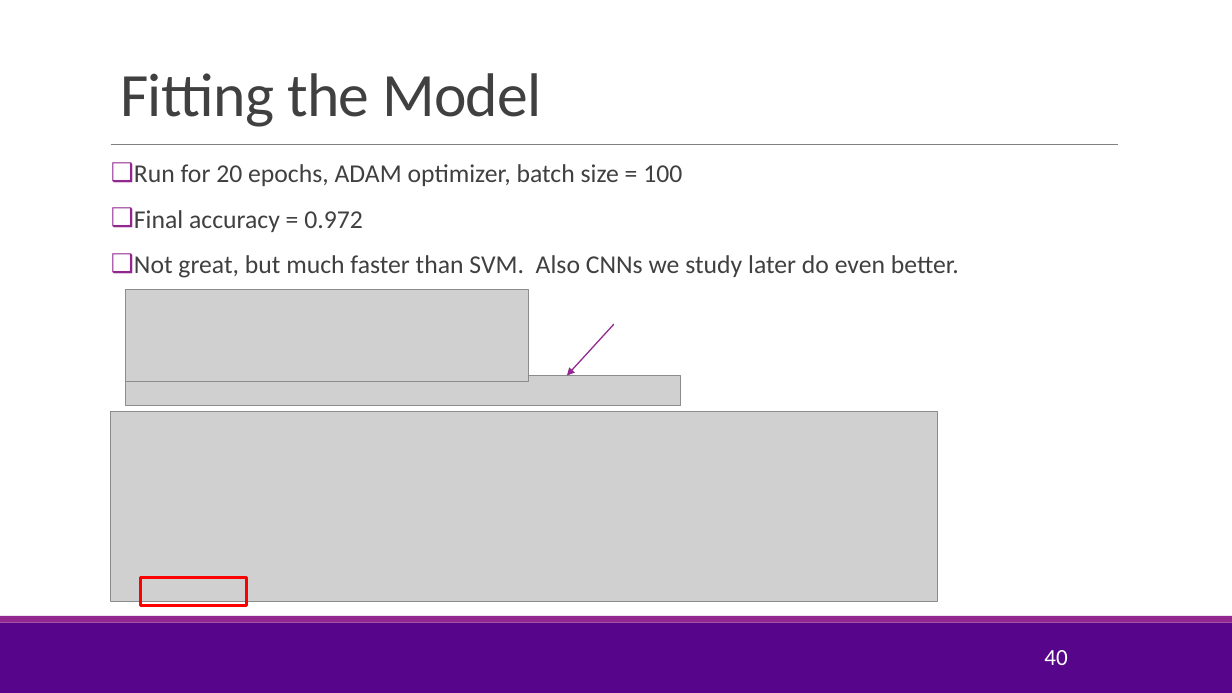
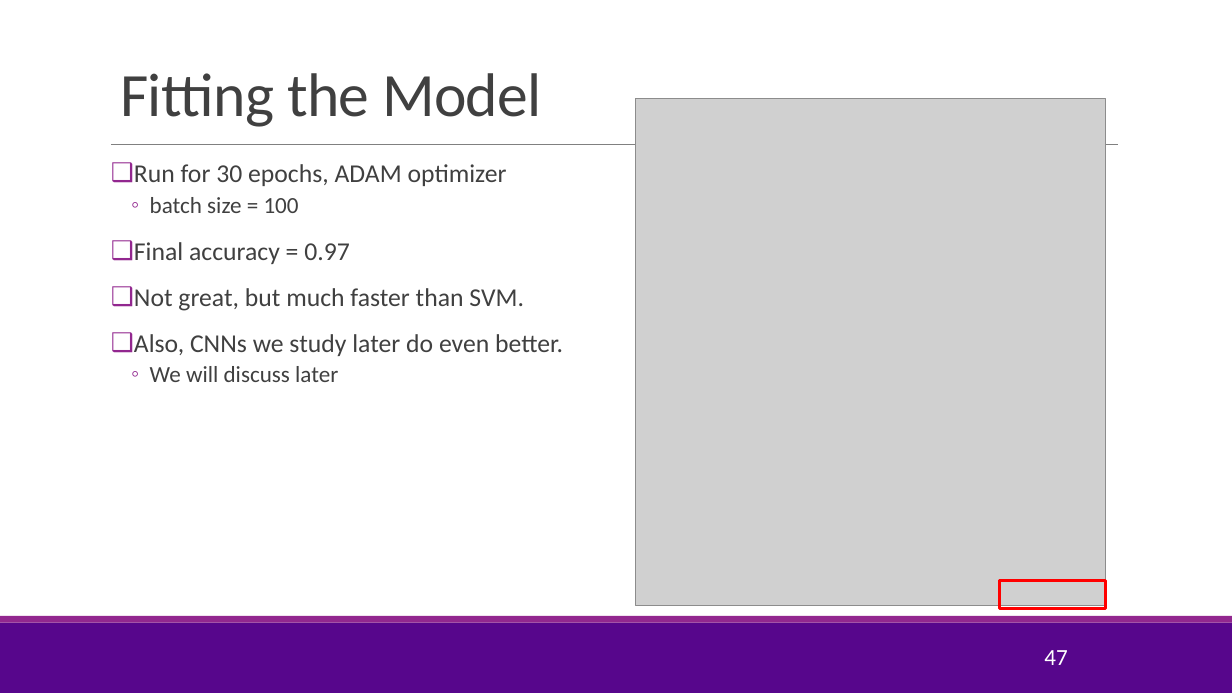
Before and after one commit to sdrangan/introml, a slide deck: slide 47 of lectures/Lect09_NeuralNet.pptx (slide 40 before the commit). Drawn at 1232x693 pixels with LibreOffice and Linux fonts; fonts in the diff are those of the drawing; grey boxes stand for pictures; background and template pictures are left out. Boxes give left, top, right and bottom in pixels: in the first picture for what was removed or moved away, otherwise in the second. Text is boxed around its words. In the diff, an @@ line names an element or a change of style, - is before the commit and + after.

```diff
--- a/lectures/Lect09_NeuralNet.pptx
+++ b/lectures/Lect09_NeuralNet.pptx
@@ picture added at (x1=636, y1=99, x2=1105, y2=606) @@
@@ text at (x1=134, y1=164, x2=563, y2=382): text changed @@
-❑ Run for 20 epochs, ADAM optimizer, batch size = 100
-❑ Final accuracy = 0.972
-❑ Not great, but much faster than SVM. Also CNNs we study later do even better.
+❑ Run for 30 epochs, ADAM optimizer
+  ◦ batch size = 100
+❑ Final accuracy = 0.97
+❑ Not great, but much faster than SVM.
+❑ Also, CNNs we study later do even better.
+  ◦ We will discuss later
@@ picture removed at (x1=126, y1=289, x2=528, y2=382) @@
@@ arrow removed from (614, 324) to (567, 375) @@
@@ picture removed at (x1=126, y1=375, x2=680, y2=405) @@
@@ picture removed at (x1=111, y1=412, x2=938, y2=602) @@
@@ rectangle moved from (x1=140, y1=578, x2=246, y2=606) to (x1=1000, y1=580, x2=1105, y2=609) @@
@@ page number at (x1=1044, y1=650, x2=1067, y2=665): text changed @@
-40
+47
```
Also in this commit, not shown: 7 other slides changed, 19 slides added, 1 other file.
